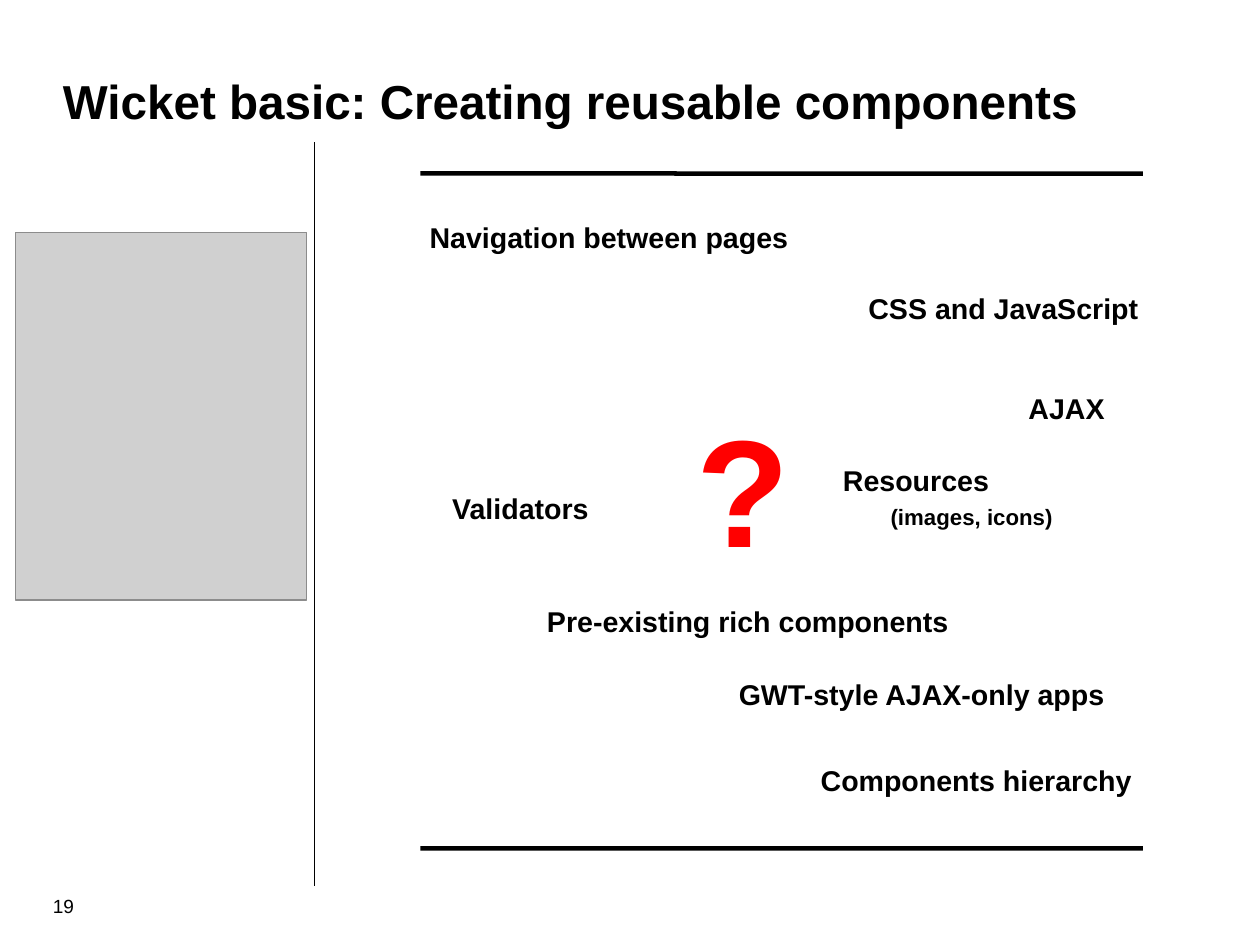
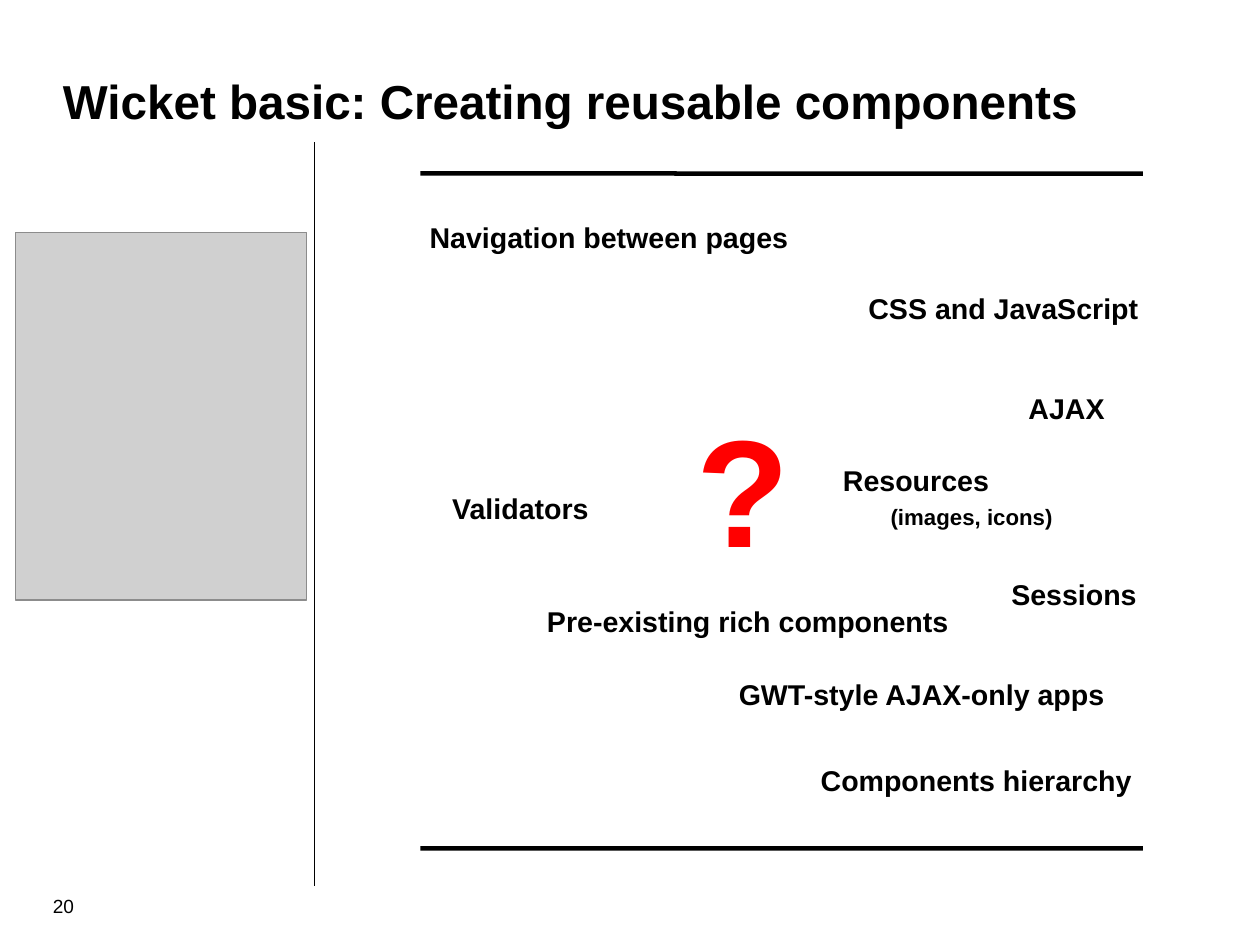
Before and after one commit to OndraZizka/WicketAS7-presentation, a slide deck: slide 20 of Wicket+AS7_presentation.odp (slide 19 before the commit). Drawn at 1260x945 pixels with LibreOffice and Linux fonts; fonts in the diff are those of the drawing; grey boxes stand for pictures; background and template pictures are left out. Boxes give left, top, right and bottom in pixels: in the first picture for what was removed or moved away, otherwise in the second. Text is boxed around its words. In the diff, an @@ line names an element or a change of style, - is before the commit and + after.

```diff
--- a/Wicket+AS7_presentation.odp
+++ b/Wicket+AS7_presentation.odp
@@ text added at [1011, 584, 1136, 606], 18 pt, text #000000, bold @@
+Sessions
@@ page number at [53, 899, 74, 914]: text changed @@
-19
+20
```
Also in this commit, not shown: 8 other slides changed, 1 slide added, 2 other files.
